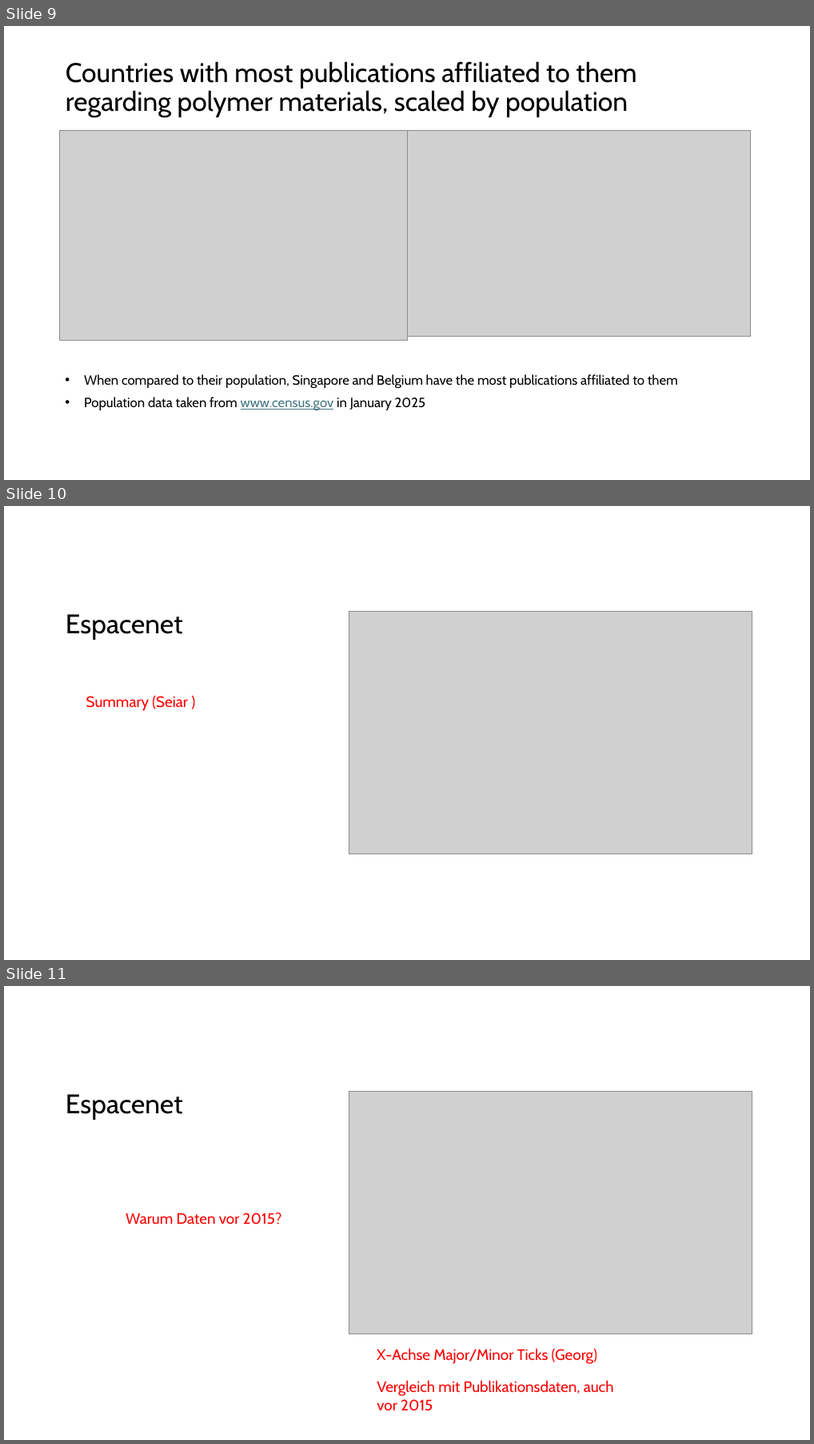
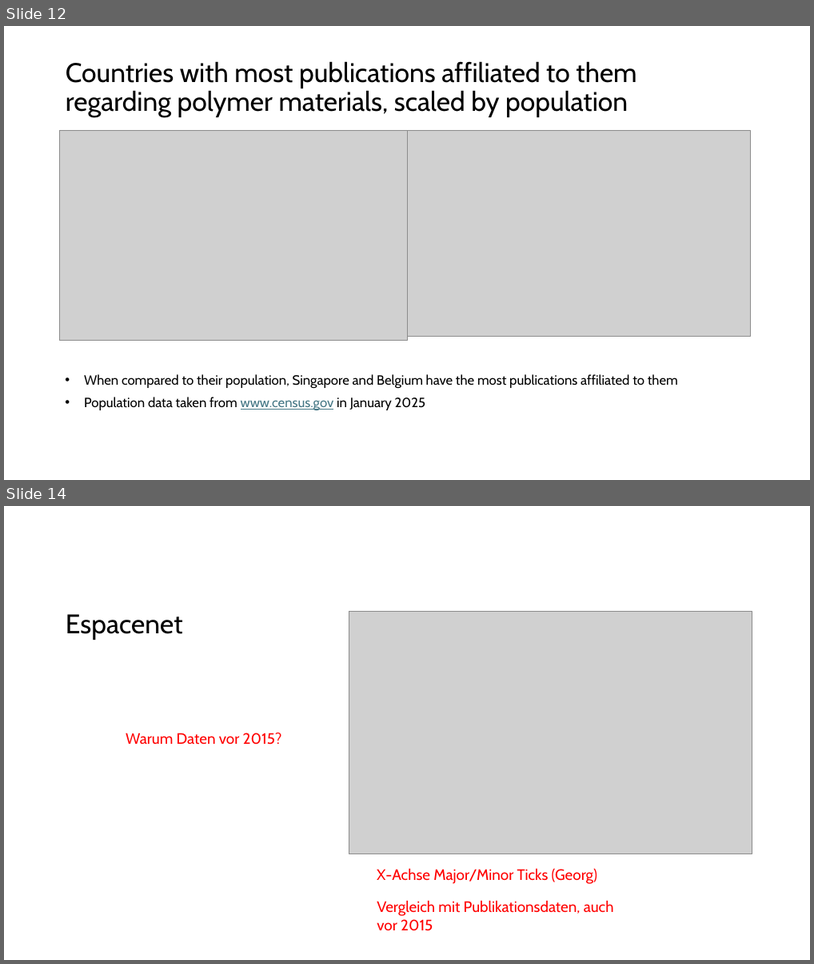
Before and after one commit to GMPuntigam/DataDrivenForesight, a slide deck: presentation/DataDrivenForesight.pptx. Shown one above the other, each under a label of ours: slides 9, 10 and 11 before the commit, slides 12 and 14 after it; the slides between them are not shown. The pictures are 814x1444 and 814x964 pixels, drawn with LibreOffice and Linux fonts; fonts in the diff are those of the drawing; grey boxes stand for pictures. Boxes give left, top, right and bottom in pixels: in the first picture for what was removed or moved away, otherwise in the second. Text is boxed around its words. In the diff, an @@ line names an element or a change of style, - is before the commit and + after.

```diff
--- a/presentation/DataDrivenForesight.pptx
+++ b/presentation/DataDrivenForesight.pptx
@@ slide 10 removed at <box>4,506,810,960</box>, background #FFFFFF @@
@@ title removed at <box>66,614,183,640</box> @@
-Espacenet
@@ picture removed at <box>350,612,753,853</box> @@
@@ text removed at <box>86,696,188,711</box> @@
-Summary (Seiar )
@@ what was slide 9 is now slide 12 @@
@@ what was slide 11 is now slide 14 @@
```
Also in this commit, not shown: 2 slides changed, 4 slides added, 1 other slide removed, 1 other file.
